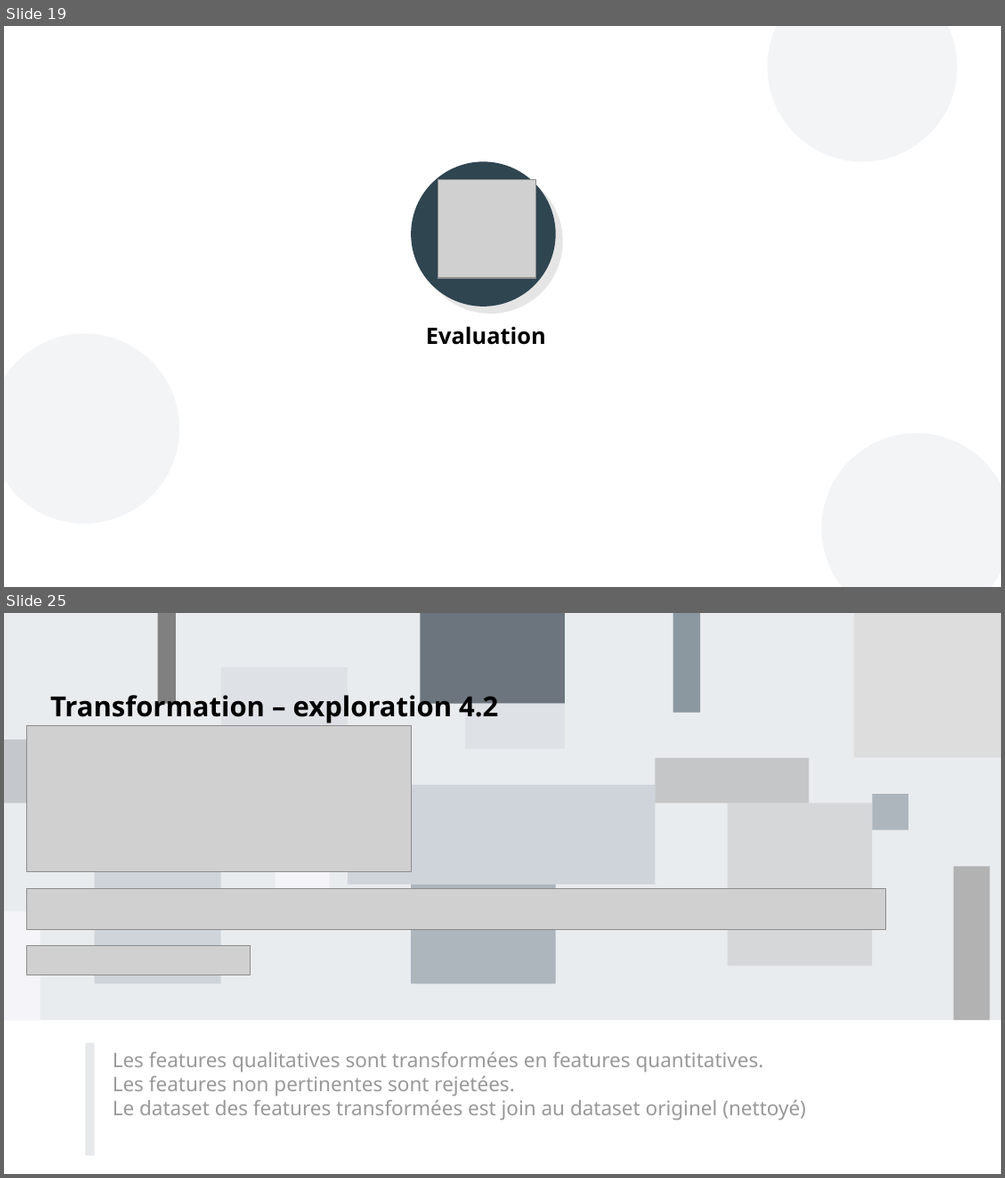
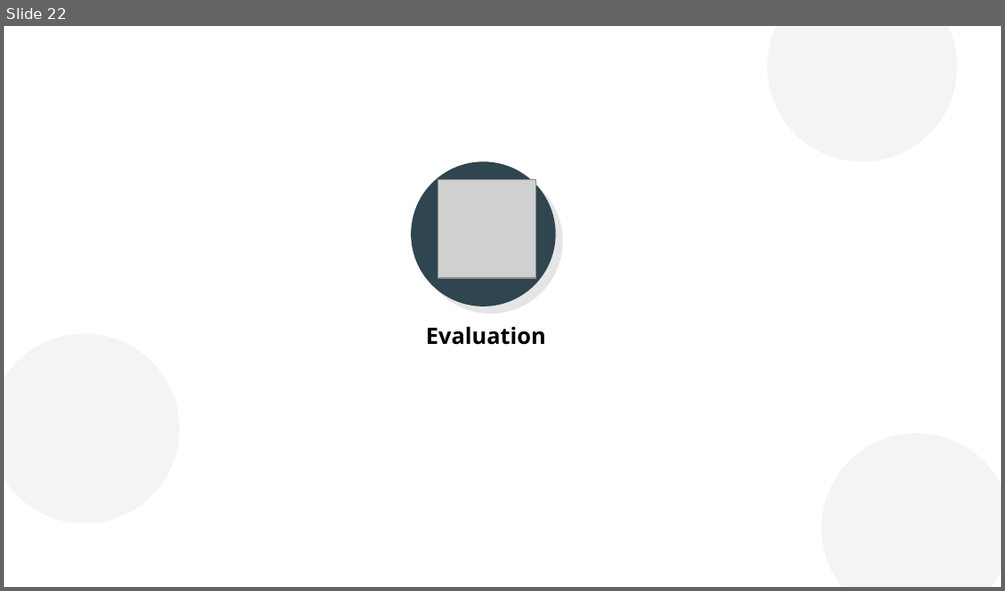
Before and after one commit to curiousmindflow/oc-ml-p3, a slide deck: report/P3_01_presentation.odp. Shown one above the other, each under a label of ours: slides 19 and 25 before the commit, slide 22 after it; the slides between them are not shown. The pictures are 1005x1178 and 1005x591 pixels, drawn with LibreOffice and Linux fonts; fonts in the diff are those of the drawing; grey boxes stand for pictures; background and template pictures are left out. Boxes give left, top, right and bottom in pixels: in the first picture for what was removed or moved away, otherwise in the second. Text is boxed around its words. In the diff, an @@ line names an element or a change of style, - is before the commit and + after.

```diff
--- a/report/P3_01_presentation.odp
+++ b/report/P3_01_presentation.odp
@@ slide 25 removed at (4,613,1001,1174), background #FFFFFF @@
@@ title removed at (50,691,498,724) @@
-Transformation – exploration 4.2
@@ picture removed at (26,726,411,872) @@
@@ group removed at (4,613,1001,1020): 17 rectangles @@
@@ picture removed at (26,889,886,930) @@
@@ picture removed at (26,946,250,975) @@
@@ rectangle removed at (85,1043,95,1156) @@
@@ text removed at (113,1052,806,1119) @@
-Les features qualitatives sont transformées en features quantitatives.
-Les features non pertinentes sont rejetées.
-Le dataset des features transformées est join au dataset originel (nettoyé)
@@ what was slide 19 is now slide 22 @@
```
Also in this commit, not shown: 2 slides changed, 7 slides added, 20 other slides removed, 10 other files.
